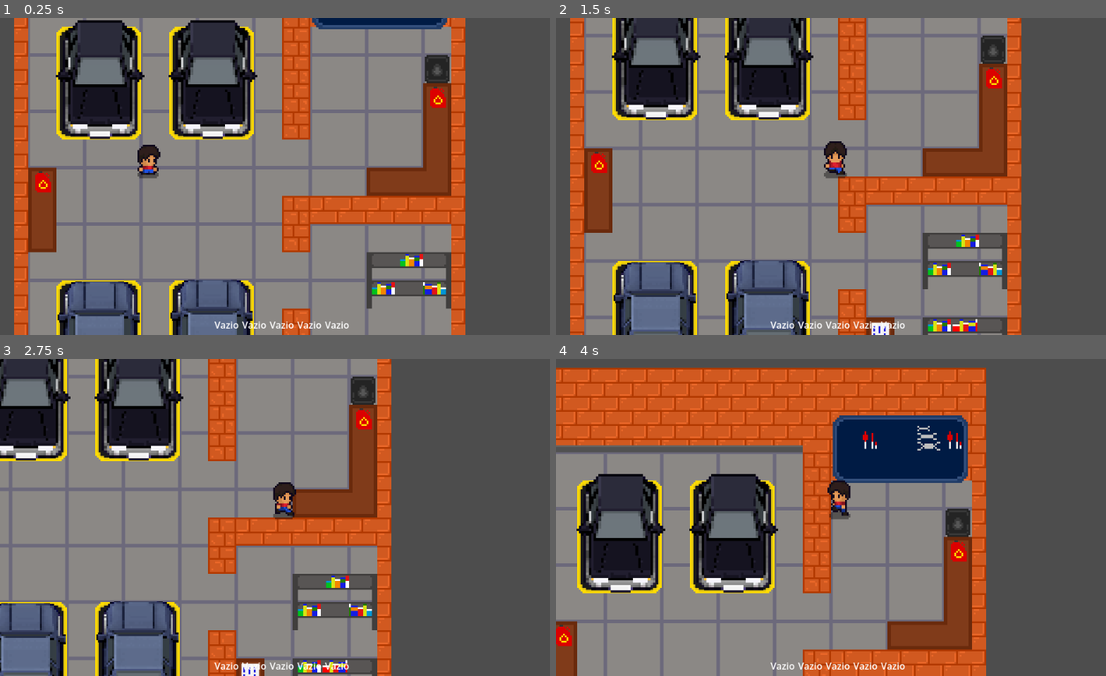
Above: before the commit, frames 1-4 (two rows, left to right).
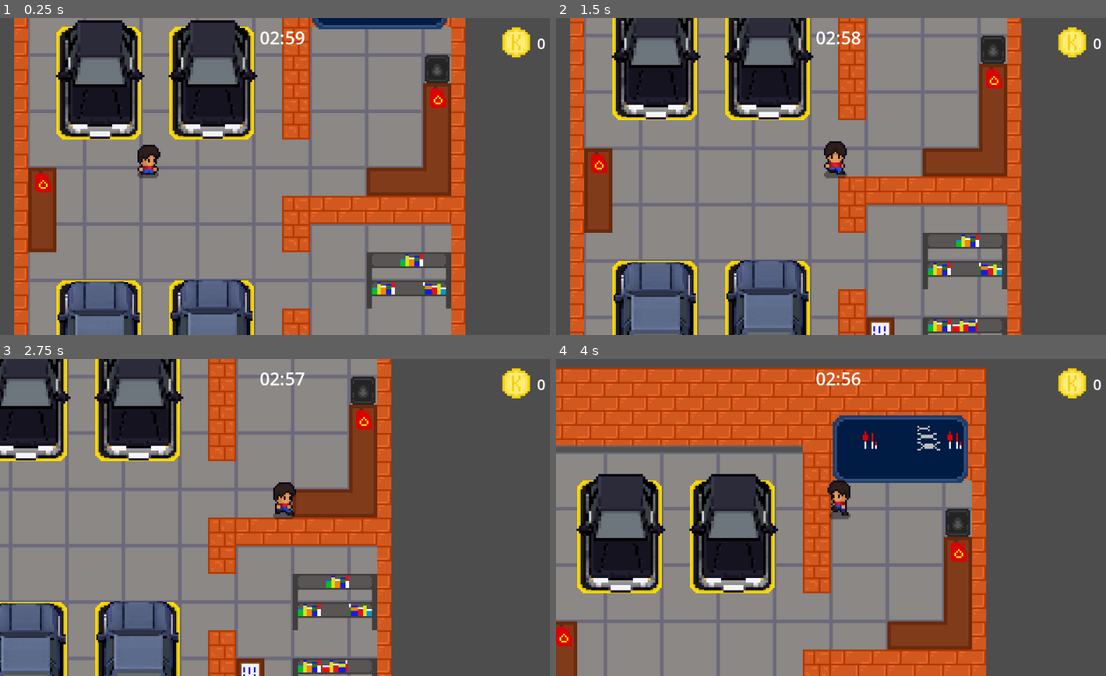
Above: after the commit, the same moments.

Repository: KalebeSouza-dev/brain_game_jam_clt
Game: Godot game, scene res://scenes/garage.tscn
The game is run twice, just before and just after one commit, with the same random seed, the same clock (stepped at 60 frames per second) and the same inputs. This scene is started directly instead of the project's main scene.
Inputs:
- Up to frame 1 (0.25 s): no input
- Up to frame 2 (1.5 s): hold Right (right) 0.53-1.28 s; tap E (interact) at 0.6, 1.35 s; hold Down (down) from 1.28 s (still down)
- Up to frame 3 (2.75 s): release Down (down) at 2.03 s; hold Right (right) from 2.03 s (still down); tap E (interact) at 2.1 s
- Up to frame 4 (4 s): release Right (right) at 2.78 s; hold W (up) 2.78-3.53 s; tap E (interact) at 2.85, 3.6 s; hold A (left) from 3.53 s (still down)

The runs differ from the first frame. In frame 1, 0.9% of the frame differs, in the area x 38-100%, y 2-98%; in frame 2, 0.8%; in frame 3, 0.8%; in frame 4, 0.9%.

Commit message:
ferramentas, hotbar, hud, coins, time

Diff:
--- a/estante_zoom_ui.gd
+++ b/estante_zoom_ui.gd
@@ -12,7 +12,24 @@
 
 
 func _on_peca_1_pressed() -> void:
-	Inventario.adicionar_item("Peça 1 - filtro oleo")
+	Inventario.adicionar_item("FILTRO OLEO")
 
 	$ColorRect/Peca1.queue_free()
 	#pass # Replace with function body.
+
+
+func _on_peca_2_pressed() -> void:
+	Inventario.adicionar_item("FILTRO AR")
+
+	$ColorRect/Peca2.queue_free()
+
+func _on_peca_3_pressed() -> void:
+	Inventario.adicionar_item("VELA IGNIÇAO")
+
+	$ColorRect/Peca3.queue_free()
+
+
+func _on_peca_4_pressed() -> void:
+	Inventario.adicionar_item("OLEO")
+
+	$ColorRect/Peca4.queue_free()
--- a/scenes/hud.tscn
+++ b/scenes/hud.tscn
@@ -1,6 +1,9 @@
 [gd_scene format=3 uid="uid://brjfj62pkmiww"]
 
-[ext_resource type="Script" uid="uid://l2yjc0s57wkd" path="res://scripts/hub.gd" id="1_l10or"]
+[ext_resource type="Script" uid="uid://l2yjc0s57wkd" path="res://scripts/hud.gd" id="1_l10or"]
+[ext_resource type="Texture2D" uid="uid://dkge00x8rpem2" path="res://assets/entites/kcoin.png" id="2_oo0fn"]
+
+[sub_resource type="FontVariation" id="FontVariation_oo0fn"]
 
 [node name="HUD" type="CanvasLayer" unique_id=870494656]
 script = ExtResource("1_l10or")
@@ -16,22 +19,70 @@
 theme_override_constants/separation = 5
 metadata/_edit_use_anchors_ = true
 
-[node name="Label1" type="Label" parent="HBoxContainer" unique_id=941392572]
+[node name="TextureRect1" type="TextureRect" parent="HBoxContainer" unique_id=680424324]
+custom_minimum_size = Vector2(50, 50)
 layout_mode = 2
-text = "vazio"
+expand_mode = 1
 
-[node name="Label2" type="Label" parent="HBoxContainer" unique_id=465305220]
+[node name="TextureRect2" type="TextureRect" parent="HBoxContainer" unique_id=1326782410]
+custom_minimum_size = Vector2(50, 50)
 layout_mode = 2
-text = "vazio"
+expand_mode = 1
 
-[node name="Label3" type="Label" parent="HBoxContainer" unique_id=1193685628]
+[node name="TextureRect3" type="TextureRect" parent="HBoxContainer" unique_id=1666733166]
+custom_minimum_size = Vector2(50, 50)
 layout_mode = 2
-text = "vazio"
+expand_mode = 1
 
-[node name="Label4" type="Label" parent="HBoxContainer" unique_id=375516817]
+[node name="TextureRect4" type="TextureRect" parent="HBoxContainer" unique_id=1708178175]
+custom_minimum_size = Vector2(50, 50)
 layout_mode = 2
-text = "vazio"
+expand_mode = 1
 
-[node name="Label5" type="Label" parent="HBoxContainer" unique_id=592291465]
+[node name="TextureRect5" type="TextureRect" parent="HBoxContainer" unique_id=1334111742]
+custom_minimum_size = Vector2(50, 50)
 layout_mode = 2
-text = "vazio"
+expand_mode = 1
+
+[node name="MoedasContainer" type="HBoxContainer" parent="." unique_id=1995149551]
+anchors_preset = 1
+anchor_left = 1.0
+anchor_right = 1.0
+offset_left = -113.0
+offset_top = 12.0
+offset_right = -17.0
+offset_bottom = 75.0
+grow_horizontal = 0
+size_flags_horizontal = 8
+
+[node name="TextureRect" type="TextureRect" parent="MoedasContainer" unique_id=137368223]
+layout_mode = 2
+texture = ExtResource("2_oo0fn")
+expand_mode = 2
+
+[node name="Moedas" type="Label" parent="MoedasContainer" unique_id=1031031582]
+layout_mode = 2
+theme_override_constants/line_spacing = 3
+theme_override_fonts/font = SubResource("FontVariation_oo0fn")
+theme_override_font_sizes/font_size = 25
+text = "0"
+
+[node name="RelogioLabel" type="Label" parent="." unique_id=1026586970]
+anchors_preset = 5
+anchor_left = 0.5
+anchor_right = 0.5
+offset_left = -32.0
+offset_top = 12.0
+offset_right = 32.0
+offset_bottom = 85.0
+grow_horizontal = 2
+theme_override_font_sizes/font_size = 30
+text = "00:00
+"
+
+[node name="TimerExpediente" type="Timer" parent="." unique_id=1134175608]
+wait_time = 180.0
+one_shot = true
+autostart = true
+
+[connection signal="timeout" from="TimerExpediente" to="." method="_on_timer_expediente_timeout"]
--- a/scenes/interativos/estante_zoom_ui.tscn
+++ b/scenes/interativos/estante_zoom_ui.tscn
@@ -1,13 +1,12 @@
 [gd_scene format=3 uid="uid://b5gmefsik2748"]
 
 [ext_resource type="Script" uid="uid://t0m6lulgqxy6" path="res://estante_zoom_ui.gd" id="1_76wkh"]
-[ext_resource type="Texture2D" uid="uid://dcykmso2hy4k1" path="res://assets/Tiles/acessorios_oficina.png" id="2_6jlwd"]
+[ext_resource type="Texture2D" uid="uid://ck7c4j3fec48j" path="res://assets/entites/peca1.png" id="2_6jlwd"]
+[ext_resource type="Texture2D" uid="uid://n3lshb8s28aa" path="res://assets/entites/peca2.png" id="3_fck0p"]
+[ext_resource type="Texture2D" uid="uid://dwjyh72ey3s0r" path="res://assets/entites/peca3.png" id="4_fhyug"]
+[ext_resource type="Texture2D" uid="uid://bx7chw8e43862" path="res://assets/entites/peca4.png" id="5_q04ls"]
 
-[sub_resource type="AtlasTexture" id="AtlasTexture_sivcj"]
-atlas = ExtResource("2_6jlwd")
-region = Rect2(112, 0, 112, 16)
-
-[node name="EstanteZoomUI" type="CanvasLayer" unique_id=284721341]
+[node name="EstanteZoomUI" type="CanvasLayer" unique_id=1368436563]
 process_mode = 3
 script = ExtResource("1_76wkh")
 
@@ -17,22 +16,59 @@
 anchor_bottom = 1.0
 grow_horizontal = 2
 grow_vertical = 2
+size_flags_vertical = 4
 color = Color(0, 0, 0, 0.6784314)
+metadata/_edit_use_anchors_ = true
 
 [node name="Peca1" type="TextureButton" parent="ColorRect" unique_id=1227348639]
 layout_mode = 0
-offset_left = 143.0
-offset_top = 167.0
-offset_right = 255.0
-offset_bottom = 183.0
-texture_normal = SubResource("AtlasTexture_sivcj")
+offset_left = 550.0
+offset_top = 209.0
+offset_right = 681.0
+offset_bottom = 347.0
+texture_normal = ExtResource("2_6jlwd")
+ignore_texture_size = true
+stretch_mode = 5
+
+[node name="Peca2" type="TextureButton" parent="ColorRect" unique_id=1343877741]
+layout_mode = 0
+offset_left = 316.0
+offset_top = 164.0
+offset_right = 539.0
+offset_bottom = 351.0
+texture_normal = ExtResource("3_fck0p")
+ignore_texture_size = true
+stretch_mode = 5
+
+[node name="Peca3" type="TextureButton" parent="ColorRect" unique_id=1478590188]
+layout_mode = 0
+offset_left = 122.0
+offset_top = 191.0
+offset_right = 317.0
+offset_bottom = 365.0
+texture_normal = ExtResource("4_fhyug")
+ignore_texture_size = true
+stretch_mode = 5
+
+[node name="Peca4" type="TextureButton" parent="ColorRect" unique_id=799003008]
+layout_mode = 0
+offset_left = 708.0
+offset_top = 178.0
+offset_right = 865.0
+offset_bottom = 335.0
+texture_normal = ExtResource("5_q04ls")
+ignore_texture_size = true
+stretch_mode = 5
 
 [node name="Button" type="Button" parent="." unique_id=1264751006]
-offset_left = 7.0
-offset_top = -3.0
-offset_right = 133.0
-offset_bottom = 124.0
+offset_left = 3.0
+offset_top = 2.0
+offset_right = 132.0
+offset_bottom = 122.0
 text = "X"
 
 [connection signal="pressed" from="ColorRect/Peca1" to="." method="_on_peca_1_pressed"]
+[connection signal="pressed" from="ColorRect/Peca2" to="." method="_on_peca_2_pressed"]
+[connection signal="pressed" from="ColorRect/Peca3" to="." method="_on_peca_3_pressed"]
+[connection signal="pressed" from="ColorRect/Peca4" to="." method="_on_peca_4_pressed"]
 [connection signal="pressed" from="Button" to="." method="_on_button_pressed"]
--- a/scenes/interativos/quadro_zoom_ui.tscn
+++ b/scenes/interativos/quadro_zoom_ui.tscn
@@ -1,6 +1,8 @@
 [gd_scene format=3 uid="uid://c82kh5t30orpp"]
 
 [ext_resource type="Script" uid="uid://udyp0oyw7qar" path="res://scripts/quadro_zoom_ui.gd" id="1_sg6tv"]
+[ext_resource type="Texture2D" uid="uid://bj26ksvgxw7gy" path="res://assets/entites/alicate.png" id="2_daq8w"]
+[ext_resource type="Texture2D" uid="uid://b7otbcfd1isdc" path="res://assets/entites/fenda.png" id="3_gu8rg"]
 
 [node name="CanvasLayer" type="CanvasLayer" unique_id=561946312]
 process_mode = 3
@@ -14,6 +16,39 @@
 grow_vertical = 2
 color = Color(0.101960786, 0.08235294, 0.2901961, 0.6862745)
 
+[node name="alicate" type="TextureButton" parent="ColorRect" unique_id=807989254]
+custom_minimum_size = Vector2(256, 256)
+layout_mode = 0
+offset_left = 100.0
+offset_top = 140.0
+offset_right = 356.0
+offset_bottom = 396.0
+texture_normal = ExtResource("2_daq8w")
+ignore_texture_size = true
+stretch_mode = 5
+
+[node name="fenda" type="TextureButton" parent="ColorRect" unique_id=264660985]
+custom_minimum_size = Vector2(190, 190)
+layout_mode = 0
+offset_left = 370.0
+offset_top = 156.0
+offset_right = 626.0
+offset_bottom = 412.0
+texture_normal = ExtResource("3_gu8rg")
+ignore_texture_size = true
+stretch_mode = 5
+
+[node name="TextureButton3" type="TextureButton" parent="ColorRect" unique_id=215892916]
+custom_minimum_size = Vector2(256, 256)
+layout_mode = 0
+offset_left = 650.0
+offset_top = 140.0
+offset_right = 906.0
+offset_bottom = 396.0
+texture_normal = ExtResource("2_daq8w")
+ignore_texture_size = true
+stretch_mode = 5
+
 [node name="Button" type="Button" parent="." unique_id=176929969]
 offset_left = 14.0
 offset_top = 12.0
@@ -21,4 +56,6 @@
 offset_bottom = 98.0
 text = "X"
 
+[connection signal="pressed" from="ColorRect/alicate" to="." method="_on_alicate_pressed"]
+[connection signal="pressed" from="ColorRect/fenda" to="." method="_on_fenda_pressed"]
 [connection signal="pressed" from="Button" to="." method="_on_button_pressed"]
--- /dev/null
+++ b/scenes/minigames/mg_fios.tscn
@@ -0,0 +1,18 @@
+[gd_scene format=3 uid="uid://c1pi2r4t48phq"]
+
+[node name="CanvasLayer" type="CanvasLayer" unique_id=1392841265]
+
+[node name="ColorRect" type="ColorRect" parent="." unique_id=653269235]
+anchors_preset = 15
+anchor_right = 1.0
+anchor_bottom = 1.0
+grow_horizontal = 2
+grow_vertical = 2
+
+[node name="TextureRect" type="TextureRect" parent="." unique_id=794961518]
+offset_right = 40.0
+offset_bottom = 40.0
+
+[node name="TextureButton" type="TextureButton" parent="." unique_id=1216985320]
+offset_right = 40.0
+offset_bottom = 40.0
--- a/scripts/hub.gd
+++ /dev/null
@@ -1,20 +0,0 @@
-extends CanvasLayer
-
-# Pega todos os Labels (slots) que estão dentro do HBoxContainer
-@onready var slots = $HBoxContainer.get_children()
-
-func _ready() -> void:
-	# Liga o ouvido do HUD no sinal do nosso Autoload
-	Inventario.inventario_atualizado.connect(_on_inventario_atualizado)
-
-	# Atualiza a interface logo no início para garantir que está certa
-	_on_inventario_atualizado(Inventario.itens)
-
-func _on_inventario_atualizado(lista_de_itens: Array) -> void:
-	# Passa por todos os espaços (slots) da hotbar
-	for i in range(slots.size()):
-		# Se tivermos um item para esse espaço...
-		if i < lista_de_itens.size():
-			slots[i].text = lista_de_itens[i] # Coloca o nome do item
-		else:
-			slots[i].text = "Vazio" # Se não, deixa vazio
--- /dev/null
+++ b/scripts/hud.gd
@@ -0,0 +1,56 @@
+extends CanvasLayer
+
+# --- VARIÁVEIS DO INVENTÁRIO ---
+@onready var slots = $HBoxContainer.get_children()
+
+# --- VARIÁVEIS DAS MOEDAS ---
+@onready var texto_moeda = $MoedasContainer/Moedas
+
+func _ready() -> void:
+	# 1. Configura o inventário
+	Inventario.inventario_atualizado.connect(_on_inventario_atualizado)
+	_on_inventario_atualizado(Inventario.itens)
+
+	# 2. Configura as moedas (assumindo que tudo está no Autoload 'Inventario')
+	Inventario.moedas_atualizadas.connect(_on_moedas_atualizadas)
+	_on_moedas_atualizadas(Inventario.moedas)
+
+
+# --- FUNÇÕES DO INVENTÁRIO ---
+func _on_inventario_atualizado(lista_de_itens: Array) -> void:
+	for i in range(slots.size()):
+		if i < lista_de_itens.size():
+			# Pega o nome da peça (ex: "FILTRO OLEO")
+			var nome_da_peca = lista_de_itens[i]
+
+			# Pede pro Autoload a foto correspondente àquele nome e coloca no slot
+			slots[i].texture = Inventario.banco_de_imagens[nome_da_peca]
+		else:
+			# Se o espaço do inventário estiver vazio, tira a foto
+			slots[i].texture = null
+
+# --- FUNÇÕES DAS MOEDAS ---
+func _on_moedas_atualizadas(nova_quantidade: int) -> void:
+	texto_moeda.text = str(nova_quantidade)
+
+
+# Puxa o Label e o Timer que você acabou de criar
+@onready var relogio_label = $RelogioLabel
+@onready var timer_expediente = $TimerExpediente
+
+func _process(delta: float) -> void:
+	# 1. Pega o tempo total restante arredondado
+	var tempo_restante = int(timer_expediente.time_left)
+
+	# 2. Matemática para separar minutos e segundos
+	var minutos = tempo_restante / 60
+	var segundos = tempo_restante % 60
+
+	# 3. Formata o texto para ficar sempre com 2 dígitos (ex: "02:05")
+	# O "%02d" garante que números menores que 10 ganhem um zero na frente.
+	relogio_label.text = "%02d:%02d" % [minutos, segundos]
+
+func _on_timer_expediente_timeout() -> void:
+	print("O expediente acabou!")
+	# Aqui você pode fazer aparecer uma tela de "Fim do Dia"
+	# mostrando quantas moedas o jogador ganhou, etc.
--- a/scripts/inventario.gd
+++ b/scripts/inventario.gd
@@ -1,10 +1,38 @@
 extends Node
 
+# ==========================================
+# INVENTÁRIO DE PEÇAS
+# ==========================================
 var itens: Array = []
 signal inventario_atualizado(lista_de_itens)
 
+var banco_de_imagens = {
+	"FILTRO OLEO": preload("res://assets/entites/peca1.png"),
+	"FILTRO AR": preload("res://assets/entites/peca2.png"),
+	"VELA IGNIÇAO": preload("res://assets/entites/peca3.png"),
+	"OLEO": preload("res://assets/entites/peca4.png"),
+
+	"ALICATE": preload("res://assets/entites/alicate.png"),
+	"FENDA": preload("res://assets/entites/fenda.png")
+}
 func adicionar_item(nome_da_peca: String) -> void:
-	itens.append(nome_da_peca)
-	print("Item adicionado! Seu inventário agora tem: ", itens)
+	# O "has" verifica se a string já existe dentro do array
+	if not itens.has(nome_da_peca):
+		itens.append(nome_da_peca)
+		print("Item adicionado! Seu inventário agora tem: ", itens)
+		inventario_atualizado.emit(itens)
+		adicionar_moeda(50)
+	else:
+		# Se quiser, pode colocar um aviso aqui
+		print("Você já pegou esse item! Ele não será adicionado novamente.")
 
-	inventario_atualizado.emit(itens)
+# ==========================================
+# SISTEMA DE MOEDAS
+# ==========================================
+var moedas: int = 0
+signal moedas_atualizadas(nova_quantidade)
+
+func adicionar_moeda(valor: int = 1) -> void:
+	moedas += valor
+	print("Você pegou uma moeda! Total: ", moedas)
+	moedas_atualizadas.emit(moedas)
--- a/scripts/quadro_zoom_ui.gd
+++ b/scripts/quadro_zoom_ui.gd
@@ -9,3 +9,15 @@
 
 	# 2. Destrói esta tela, fechando a interface
 	queue_free()
+
+
+func _on_alicate_pressed() -> void:
+	Inventario.adicionar_item("ALICATE")
+
+	$ColorRect/alicate.queue_free()
+
+
+func _on_fenda_pressed() -> void:
+	Inventario.adicionar_item("FENDA")
+
+	$ColorRect/fenda.queue_free()
Binary file added: assets/entites/alicate.png
Not shown, added: assets/entites/alicate.png.import
Binary file added: assets/entites/fenda.png
Not shown, added: assets/entites/fenda.png.import
Binary file added: assets/entites/kcoin.png
Not shown, added: assets/entites/kcoin.png.import
Binary file added: assets/entites/peca1.png
Not shown, added: assets/entites/peca1.png.import
Binary file added: assets/entites/peca2.png
Not shown, added: assets/entites/peca2.png.import
Binary file added: assets/entites/peca3.png
Not shown, added: assets/entites/peca3.png.import
(and 3 more such lines)
